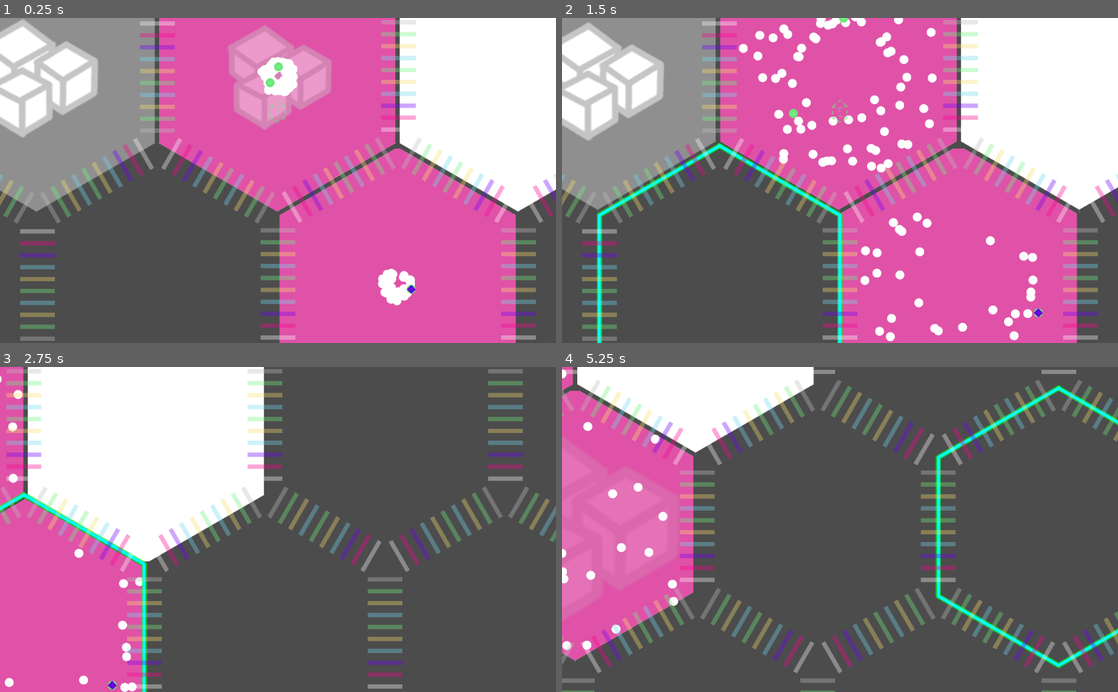
Above: before the commit, frames 1-4 (two rows, left to right).
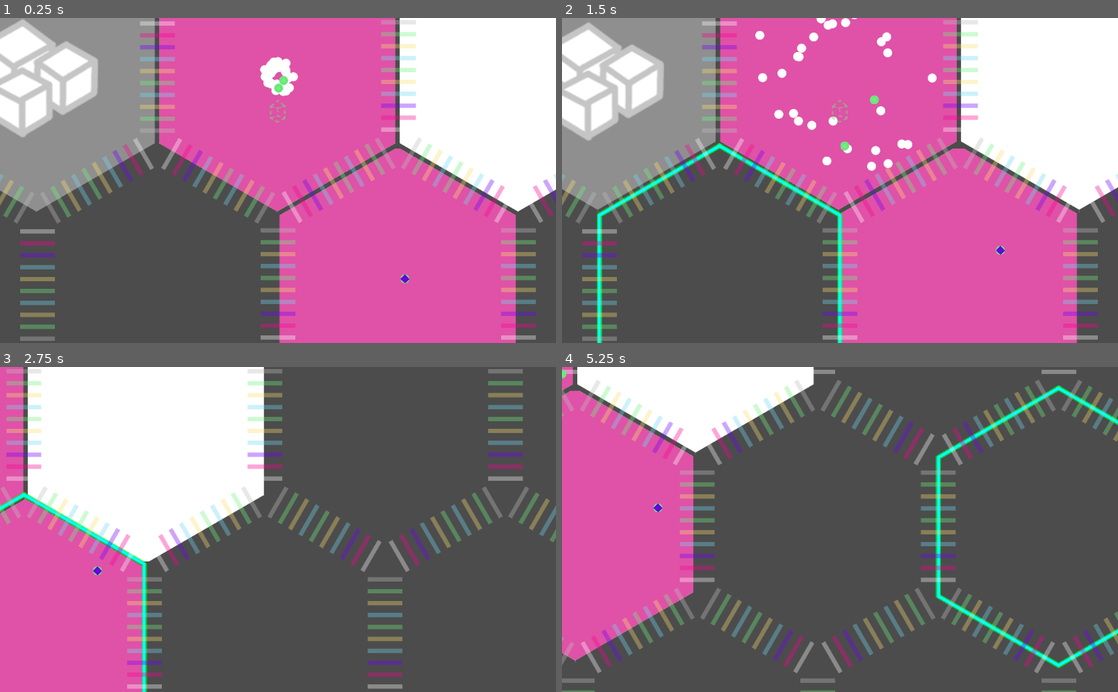
Above: after the commit, the same moments.

Repository: tobyp/hackathon2020
Game: Godot game, scene res://main.tscn
Two runs of this game, one before a commit and one after it. Both use one fixed random seed, a clock stepped at 60 frames per second and the inputs below.
Inputs (mouse positions are in pixels of both pictures, inside the frame that each line leads up to):
- Up to frame 1 (0.25 s): no input
- Up to frame 2 (1.5 s): tap Enter at 0.5 s; drag from (840, 76) to (895, 109) at 0.52 s; drag from (717, 284) to (812, 245) at 1.27 s
- Up to frame 3 (2.75 s): move the mouse to (400, 633) at 2.02 s; hold D from 2.03 s (still down); click (400, 633) at 2.17 s
- Up to frame 4 (5.25 s): release D at 2.75 s; drag from (706, 425) to (673, 480) at 2.77 s; drag from (817, 633) to (867, 529) at 3.52 s; drag from (940, 425) to (756, 448) at 4.27 s; move the mouse to (1056, 633) at 5.02 s; hold S from 5.03 s (still down); click (1056, 633) at 5.17 s

The runs differ from the first frame. In frame 1, 4.2% of the frame differs, in the area x 41-75%, y 2-89%; in frame 2, 2.5%; in frame 3, 0.6%; in frame 4, 4.3%, in the area x 0-21%, y 0-88%.

Commit message:
Simplify initializing cells

Diff:
--- a/cells/cell.gd
+++ b/cells/cell.gd
@@ -36,6 +36,29 @@
 var _output_valves = {}  # Dict[Cell, float]
 
 ### API
+func init_resource(resource_particle: int, biomass: bool = true):
+	self.type = Globals.CellType.RESOURCE
+	if not biomass:
+		self.set_poison(Globals.PoisonType.ANTI_BIOMASS, 1.0)
+	self.set_input_allowed([Globals.ParticleType.PROTEIN_TRANSPORTER])
+	self.add_particles(resource_particle, 1, false, true)
+
+func init_poison(poison_type: int, strength: float = 1.0, biomass: bool = false):
+	self.type = Globals.CellType.RESOURCE
+	if not biomass:
+		self.set_poison(Globals.PoisonType.ANTI_BIOMASS, 1.0)
+	self.set_poison(poison_type, strength)
+
+func init_empty(biomass: bool = false):
+	self.type = Globals.CellType.NORMAL
+	if not biomass:
+		self.set_poison(Globals.PoisonType.ANTI_BIOMASS, 1.0)
+
+func init_undiscovered(biomass: bool = false):
+	self.type = Globals.CellType.UNDISCOVERED
+	if not biomass:
+		self.set_poison(Globals.PoisonType.ANTI_BIOMASS, 1.0)
+
 # Are particles of type `type` allowed to be pushed to `neighbor`?
 # Note, there is no `input_rule(type, neighbor)`, use `neighbor.output_rule(type, self)` instead
 func output_rule(type: int, neighbor: Cell) -> bool:
--- a/main.gd
+++ b/main.gd
@@ -25,42 +25,32 @@
 
 func debug_populate():
 	var cell1 = $HexGrid.create_cell(0, 0)  # 1-indexed becase that matches get_index() on the cells, in this case
-	cell1.type = Globals.CellType.NORMAL
-	# remove poison first, else any particles you add will just die :(
-	cell1.set_poison(Globals.PoisonType.ANTI_BIOMASS, 0.0)
+	cell1.init_empty(true)
 	cell1.add_particles(Globals.ParticleType.PROTEIN_WHITE, 40)
 	cell1.add_particles(Globals.ParticleType.AMINO_PHE, 1)
 
 	var cell2 = $HexGrid.create_cell(1,0)
-	cell2.type = Globals.CellType.NORMAL
+	cell2.init_empty(false)
 	cell2.poison_recoveries = {Globals.PoisonType.ANTI_BIOMASS: [0.001, 1.0]}
 
 	var cell3 = $HexGrid.create_cell(0,1)
-	cell3.type = Globals.CellType.NORMAL
-	cell3.set_poison(Globals.PoisonType.ANTI_BIOMASS, 0.0)
+	cell3.init_empty(true)
 	cell3.add_particles(Globals.ParticleType.PROTEIN_WHITE, 40)
 	cell3.add_particles(Globals.ParticleType.AMINO_TYR, 1)
 	#cell3.add_particles(Globals.ParticleType.QUEEN, 1)
 
 	var cell4 = $HexGrid.create_cell(0,-1)
-	cell4.type = Globals.CellType.NORMAL
-	cell4.set_poison(Globals.PoisonType.ANTI_BIOMASS, 0.0)
+	cell4.init_empty(true)
 	cell4.add_particles(Globals.ParticleType.PROTEIN_WHITE, 60)
 	cell4.add_particles(Globals.ParticleType.AMINO_ALA, 1)
 	cell4.add_particles(Globals.ParticleType.ENZYME_ALCOHOL, 52)
 	#cell4.add_particles(Globals.ParticleType.RIBOSOME_ALCOHOL, 1)
 
 	var cell5 = $HexGrid.create_cell(-1,-1)
-	cell5.type = Globals.CellType.RESOURCE
-	cell5.set_poison(Globals.PoisonType.ALCOHOL, 1.0)
+	cell5.init_poison(Globals.PoisonType.ALCOHOL)
 
 	var cell6 = $HexGrid.create_cell(-1,0)
-	cell6.type = Globals.CellType.RESOURCE
-	cell6.set_input_allowed([Globals.ParticleType.PROTEIN_TRANSPORTER])
-	cell6.add_particles(Globals.ParticleType.ANTI_MITOCHONDRION, 1, false, true)
-	cell6.set_poison(Globals.PoisonType.ANTI_BIOMASS, 0.0)
-	cell6.add_particles(Globals.ParticleType.ANTI_MITOCHONDRION, 1)
-	cell6.type = Globals.CellType.RESOURCE
+	cell6.init_resource(Globals.ParticleType.ANTI_MITOCHONDRION)
 
 	# "A Diffusion of Whites"
 	#cell1.set_output_rule(Globals.ParticleType.PROTEIN_WHITE, cell2, true)
--- a/rules.gd
+++ b/rules.gd
@@ -54,21 +54,20 @@
 static func apply_tech(tech_type: int, cell: Cell):
 	match tech_type:
 		Globals.TechType.INIT:
-			cell.set_poison(Globals.PoisonType.ANTI_BIOMASS, 0.0)
+			cell.init_empty(true)
 			cell.add_particles(Globals.ParticleType.PROTEIN_WHITE, 40)
 			cell.add_particles(Globals.ParticleType.AMINO_PHE, 1)
 		Globals.TechType.SUGAR_CELL:
-			cell.set_poison(Globals.PoisonType.ANTI_BIOMASS, 0.0)
-			cell.set_input_allowed([Globals.ParticleType.PROTEIN_TRANSPORTER])
-			cell.add_particles(Globals.ParticleType.ANTI_MITOCHONDRION, 1)
-			cell.type = Globals.CellType.RESOURCE
+			cell.init_resource(Globals.ParticleType.ANTI_MITOCHONDRION)
 		Globals.TechType.POISON_ALCOHOL:
-			cell.set_poison(Globals.PoisonType.ALCOHOL, 1.0)
+			cell.init_poison(Globals.PoisonType.ALCOHOL)
 		Globals.TechType.POISON_LYE:
-			cell.set_poison(Globals.PoisonType.LYE, 1.0)
+			cell.init_poison(Globals.PoisonType.LYE)
 		Globals.TechType.DEBUG_PARTICLES:
-			cell.set_poison(Globals.PoisonType.ANTI_BIOMASS, 0.0)
+			cell.init_empty(true)
 			cell.add_particles(Globals.ParticleType.PROTEIN_WHITE, 20)
+		_:
+			cell.init_empty()
 
 static func sugar_requirement(type: int) -> float:
 	return 0.05
